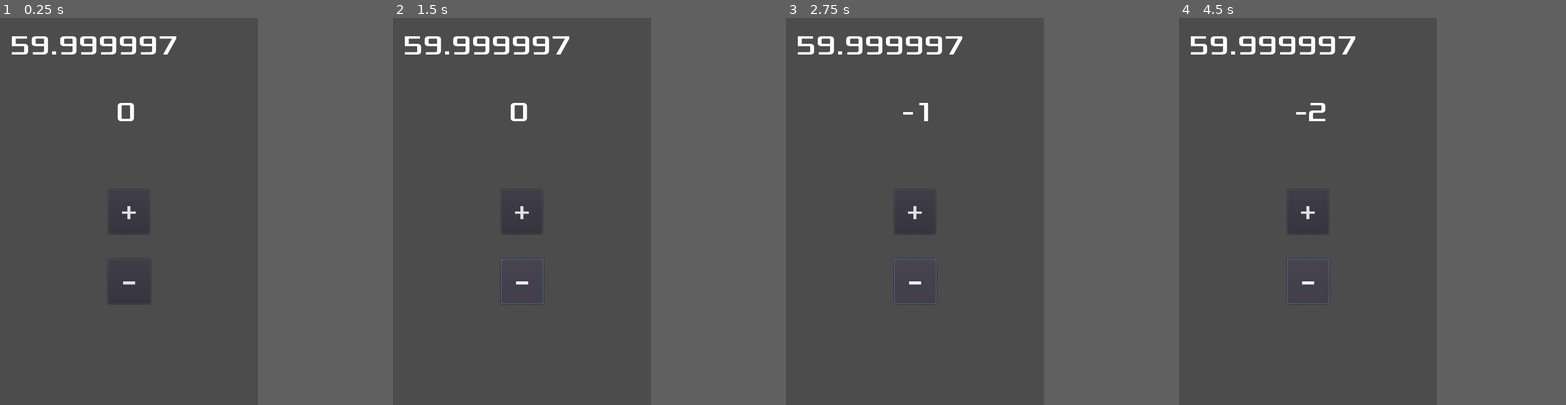
Above: before the commit, frames 1-4 (left to right).
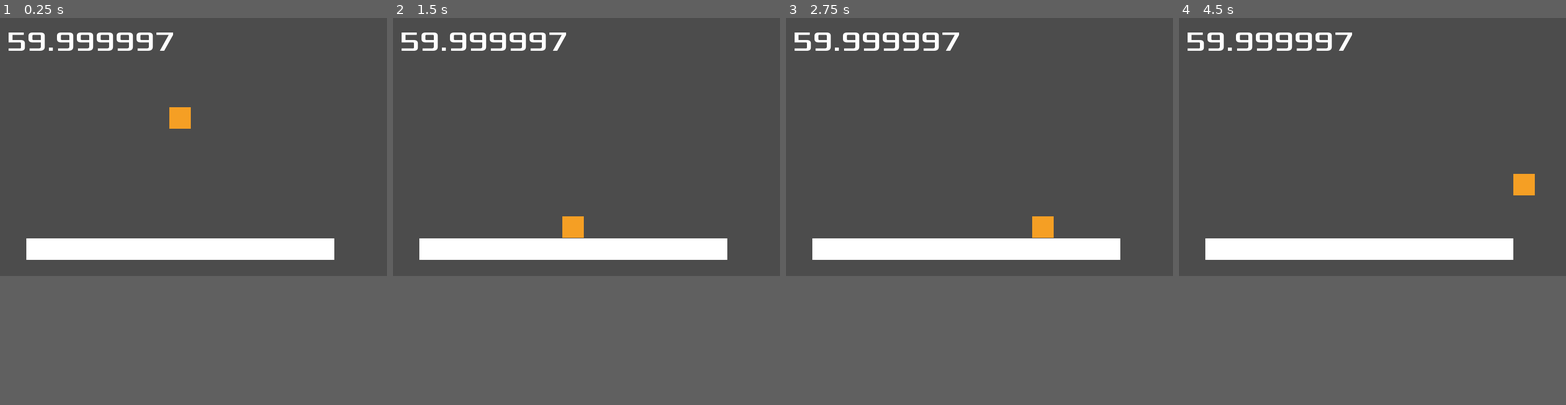
Above: after the commit, the same moments.

Repository: salc2/counter_elm_like_in_gd3
Game: Godot game, scene res://Main.tscn
The game is run twice, just before and just after one commit, with the same random seed, the same clock (stepped at 60 frames per second) and the same inputs.
Inputs (mouse positions are in pixels of both pictures, inside the frame that each line leads up to):
- Up to frame 1 (0.25 s): no input
- Up to frame 2 (1.5 s): click (520, 211) at 0.5 s, where only the run before the commit has a clickable "+"; click (520, 281) at 1.25 s, where only the run before the commit has a clickable "-"
- Up to frame 3 (2.75 s): tap Enter at 2 s; hold Right from 2.03 s (still down)
- Up to frame 4 (4.5 s): release Right at 2.78 s; hold Down 2.78-3.53 s; tap Space at 3.5 s; hold Right 3.53-4.28 s; hold Up from 4.28 s (still down)
In our replay, the window is 480x720 before the commit and 720x480 after it. These sizes can differ from the game's own. Grey fills any space a smaller window leaves; there, only what the larger window draws over its background counts as a difference.

The runs differ from the first frame. In frame 1, 6.5% of the frame differs, in the area x 2-87%, y 3-74%; in frame 2, 6.6%; in frame 3, 6.5%; in frame 4, 6.6%, in the area x 2-92%, y 3-74%.

Commit message:
testing platform unidirectional

Diff:
--- a/CustomState.gd
+++ b/CustomState.gd
@@ -1,9 +1,9 @@
 extends Node
 class_name CustomState
 
-var _value: int = 0
+var _player_velocity: Vector2 = Vector2(0, 0)
 var _fps: float = 0
 
-func _init(value: int,fps:float):
-	_value = value
+func _init(player_velocity: Vector2,fps:float):
+	_player_velocity = player_velocity
 	_fps = fps
--- a/Main.gd
+++ b/Main.gd
@@ -1,10 +1,18 @@
 extends CanvasLayer
 signal internal_events
 
-var value: CustomState = CustomState.new(0,0)
+var player_vel: CustomState = null
+
+
+export var GRAVITY: float = 200.0
+export var WALK_SPEED: int = 200
+export var JUMP_SPEED: int = 500
 
 const CustomState = preload("res://CustomState.gd")
 const CustomInputEvent = preload("res://CustomInputEvent.gd")
+
+func _ready():
+	player_vel = CustomState.new(Vector2(0,0),0)
 
 func _process(delta):
 	var e := CustomInputEvent.new(delta)
@@ -12,41 +20,61 @@
 	emit_signal("internal_events",e)
 
 func handle_events(event: CustomInputEvent) -> void:
-	value = update(value,event)
-	view(value)
+	player_vel = update(player_vel,event)
+	view(player_vel)
 
 func update(state:CustomState,event: CustomInputEvent) -> CustomState:
-	if(event.action == "increment"):
-		return CustomState.new(state._value + 1, 0)
-	elif(event.action == "decrement"):
-		return CustomState.new(state._value - 1, 0)
+	if(event.action == "pressed_up"):
+		if(state._player_velocity.y == 0.0):
+			state._player_velocity.y -= JUMP_SPEED
+		var ns = $Player._move_and_slide(state._player_velocity)
+		return CustomState.new(ns, 0)
+	elif(event.action == "pressed_right"):
+		state._player_velocity.x = WALK_SPEED
+		var ns = $Player._move_and_slide(state._player_velocity)
+		return CustomState.new(ns, 0)
+	elif(event.action == "released_right"):
+		state._player_velocity.x = 0
+		var ns = $Player._move_and_slide(state._player_velocity)
+		return CustomState.new(ns, 0)
+	elif(event.action == "pressed_left"):
+		state._player_velocity.x = -WALK_SPEED
+		var ns = $Player._move_and_slide(state._player_velocity)
+		return CustomState.new(ns, 0)
+	elif(event.action == "released_left"):
+		state._player_velocity.x = 0
+		var ns = $Player._move_and_slide(state._player_velocity)
+		return CustomState.new(ns, 0)
 	elif(event.action == "delta"):
-		return CustomState.new(state._value, 1/event._delta)
+		state._player_velocity.y += (event._delta * GRAVITY * 3)
+		var ns = $Player._move_and_slide(state._player_velocity)
+		return CustomState.new(ns, 1/event._delta)
 	else:
 		return state
 
 func view(state: CustomState) -> void:
-	$Counter.text = str(state._value)
 	$FPS.set_fps(state._fps)
 
-func _on_Decrement_pressed():
+func _unhandled_input(event: InputEvent):
 	var e := CustomInputEvent.new(0)
-	e.action = "decrement"
-	emit_signal("internal_events",e)
+	if(event is InputEventKey and event.scancode == KEY_UP):
+			if(event.is_pressed()):
+				e.action = "pressed_up"
+			else:
+				e.action = "released_up"
+			emit_signal("internal_events",e)
+	if(event is InputEventKey and event.scancode == KEY_RIGHT):
+			if(event.is_pressed()):
+				e.action = "pressed_right"
+			else:
+				e.action = "released_right"
+			emit_signal("internal_events",e)
+	if(event is InputEventKey and event.scancode == KEY_LEFT):
+			if(event.is_pressed()):
+				e.action = "pressed_left"
+			else:
+				e.action = "released_left"
+			emit_signal("internal_events",e)
 
-
-func _on_Increment_pressed():
-	var e := CustomInputEvent.new(0)
-	e.action = "increment"
-	emit_signal("internal_events",e)
-
-func _unhandled_input(event: InputEvent):
-	if(event is InputEventKey and event.is_pressed()):
-		if(event.scancode == KEY_UP):
-			var e := CustomInputEvent.new(0)
-			e.action = "increment"
-			emit_signal("internal_events",e)
-		if(event.scancode == KEY_DOWN):
-			var e := CustomInputEvent.new(0)
-			e.action = "decrement"
-			emit_signal("internal_events",e)
+func _exit_tree():
+	player_vel.free()
--- a/Main.tscn
+++ b/Main.tscn
@@ -3,69 +3,32 @@
 [ext_resource path="res://Main.gd" type="Script" id=1]
 [ext_resource path="res://Xolonium-Regular.ttf" type="DynamicFontData" id=2]
 [ext_resource path="res://FPS.gd" type="Script" id=3]
+[ext_resource path="res://Map.tscn" type="PackedScene" id=4]
+[ext_resource path="res://Player.tscn" type="PackedScene" id=5]
 
 [sub_resource type="DynamicFont" id=1]
-size = 47
-font_data = ExtResource( 2 )
-
-[sub_resource type="DynamicFont" id=2]
-size = 64
-font_data = ExtResource( 2 )
-
-[sub_resource type="DynamicFont" id=3]
 size = 52
 outline_color = Color( 0.560784, 0.192157, 0.192157, 1 )
 font_data = ExtResource( 2 )
 
 [node name="Main" type="CanvasLayer"]
 script = ExtResource( 1 )
-
-[node name="Increment" type="Button" parent="."]
-anchor_left = 0.5
-anchor_top = 0.5
-anchor_right = 0.5
-anchor_bottom = 0.5
-margin_left = -38.0
-margin_top = -41.5
-margin_right = 38.0
-margin_bottom = 41.5
-custom_fonts/font = SubResource( 1 )
-text = "+"
-
-[node name="Decrement" type="Button" parent="."]
-anchor_left = 0.5
-anchor_top = 1.0
-anchor_right = 0.5
-anchor_bottom = 1.0
-margin_left = -39.5
-margin_top = -272.0
-margin_right = 39.5
-margin_bottom = -188.0
-custom_fonts/font = SubResource( 2 )
-text = "-"
-
-[node name="Counter" type="Label" parent="."]
-anchor_left = 0.5
-anchor_right = 0.5
-margin_left = -24.5
-margin_top = 143.0
-margin_right = 24.5
-margin_bottom = 207.0
-rect_pivot_offset = Vector2( 24.5, 27 )
-custom_fonts/font = SubResource( 3 )
-text = "0"
+GRAVITY = 280.0
+JUMP_SPEED = 450
 
 [node name="FPS" type="Label" parent="."]
 anchor_left = 0.5
 anchor_right = 0.5
-margin_left = -220.86
-margin_top = 19.4597
-margin_right = -171.86
-margin_bottom = 83.4597
+margin_left = -347.001
+margin_top = 12.3197
+margin_right = -298.001
+margin_bottom = 76.3197
 rect_pivot_offset = Vector2( 24.5, 27 )
-custom_fonts/font = SubResource( 3 )
+custom_fonts/font = SubResource( 1 )
 text = "0"
 script = ExtResource( 3 )
+
+[node name="Map" parent="." instance=ExtResource( 4 )]
+
+[node name="Player" parent="." instance=ExtResource( 5 )]
 [connection signal="internal_events" from="." to="." method="handle_events"]
-[connection signal="pressed" from="Increment" to="." method="_on_Increment_pressed"]
-[connection signal="pressed" from="Decrement" to="." method="_on_Decrement_pressed"]
--- /dev/null
+++ b/Map.tscn
@@ -0,0 +1,22 @@
+[gd_scene load_steps=2 format=2]
+
+[sub_resource type="RectangleShape2D" id=1]
+extents = Vector2( 285.887, 20.4718 )
+
+[node name="Map" type="StaticBody2D"]
+
+[node name="CollisionShape2D" type="CollisionShape2D" parent="."]
+position = Vector2( 335, 429.417 )
+shape = SubResource( 1 )
+__meta__ = {
+"_edit_group_": true
+}
+
+[node name="ColorRect" type="ColorRect" parent="."]
+margin_left = 48.8419
+margin_top = 410.474
+margin_right = 621.842
+margin_bottom = 450.474
+__meta__ = {
+"_edit_group_": true
+}
--- /dev/null
+++ b/Player.gd
@@ -0,0 +1,4 @@
+extends KinematicBody2D
+
+func _move_and_slide(velocity: Vector2) -> Vector2:
+	return move_and_slide(velocity, Vector2(0, -1))
--- /dev/null
+++ b/Player.tscn
@@ -0,0 +1,26 @@
+[gd_scene load_steps=3 format=2]
+
+[ext_resource path="res://Player.gd" type="Script" id=1]
+
+[sub_resource type="RectangleShape2D" id=1]
+extents = Vector2( 20.8257, 19.405 )
+
+[node name="Player" type="KinematicBody2D"]
+script = ExtResource( 1 )
+
+[node name="ColorRect" type="ColorRect" parent="."]
+margin_left = 315.405
+margin_top = 137.99
+margin_right = 355.405
+margin_bottom = 177.99
+color = Color( 0.964706, 0.627451, 0.145098, 1 )
+__meta__ = {
+"_edit_group_": true
+}
+
+[node name="CollisionShape2D" type="CollisionShape2D" parent="."]
+position = Vector2( 335.158, 158.311 )
+shape = SubResource( 1 )
+__meta__ = {
+"_edit_group_": true
+}
--- a/project.godot
+++ b/project.godot
@@ -32,8 +32,8 @@
 
 [display]
 
-window/size/width=480
-window/size/height=720
+window/size/width=720
+window/size/height=480
 
 [rendering]
 
